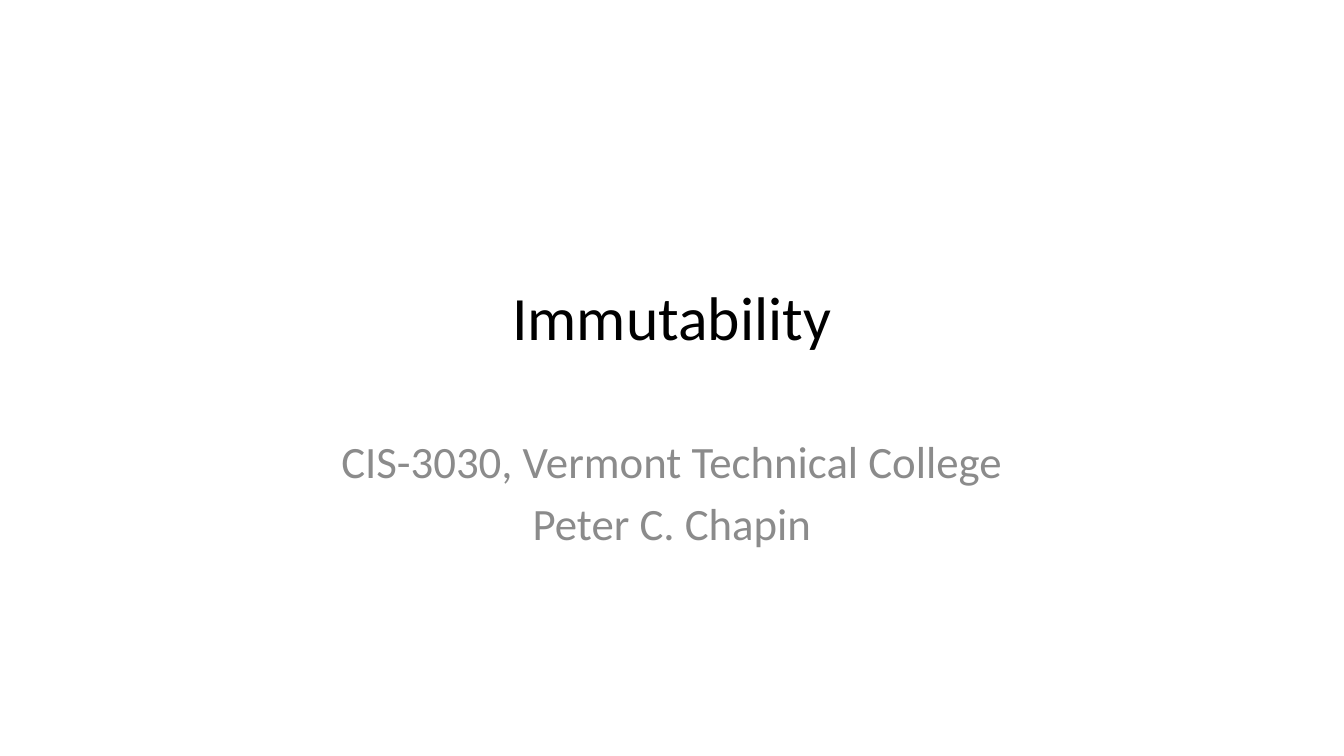
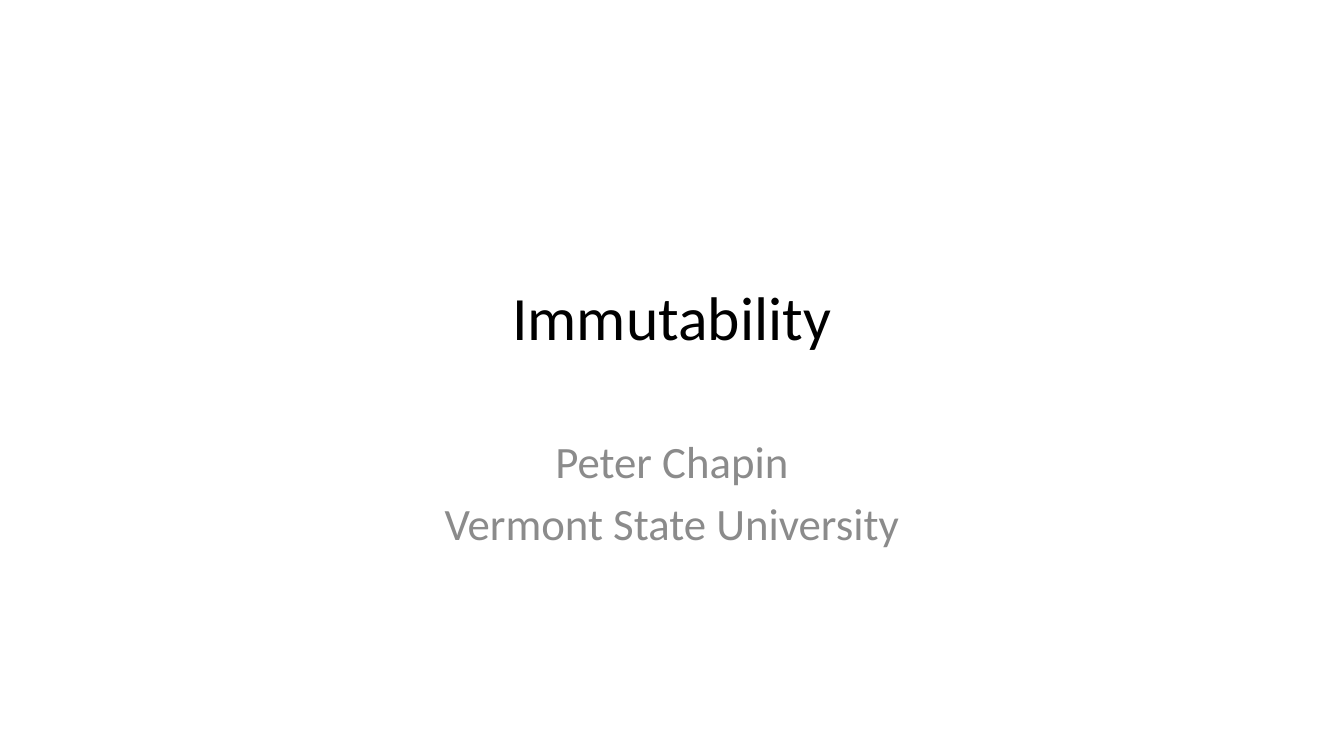
Before and after one commit to pchapin/augusta, a slide deck: slide 1 of tutorials/Scala/presentations/10_Immutability.pptx. Drawn at 1344x756 pixels with LibreOffice and Linux fonts; fonts in the diff are those of the drawing. Boxes give left, top, right and bottom in pixels: in the first picture for what was removed or moved away, otherwise in the second. Text is boxed around its words. In the diff, an @@ line names an element or a change of style, - is before the commit and + after.

```diff
--- a/tutorials/Scala/presentations/10_Immutability.pptx
+++ b/tutorials/Scala/presentations/10_Immutability.pptx
@@ subtitle at <box>445,447,899,547</box>: text changed @@
-CIS-3030, Vermont Technical College
-Peter C. Chapin
+Peter Chapin
+Vermont State University
```
Also in this commit, not shown: 8 other slides changed, 2 other files.
